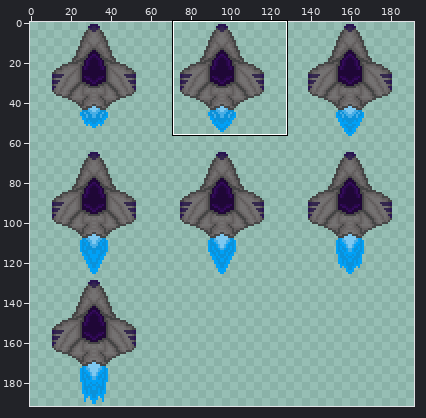
Two states of a sprite sheet, public/assets/spriteSheets/Spaceship.png. Above: a wide view before the commit, with the close-up outlined.
Close-up. As it was:
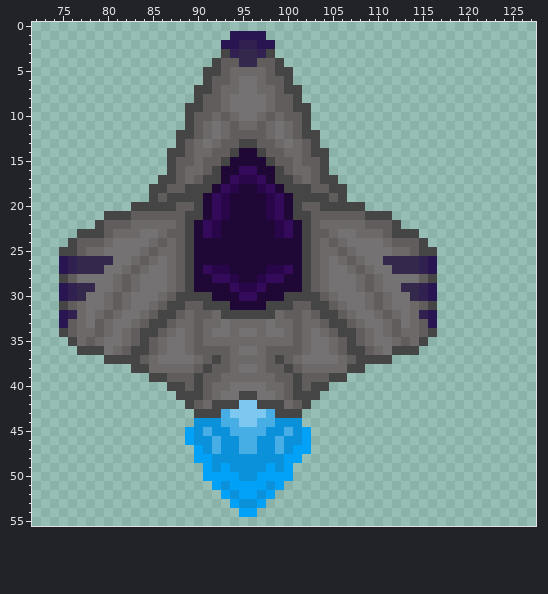
The file is 192x192 pixels. Colours within 5 levels of each other are drawn and written as one. Shown: x 72..127, y 0..55. The commit also changed other parts of the picture, which this record leaves out.
New version:
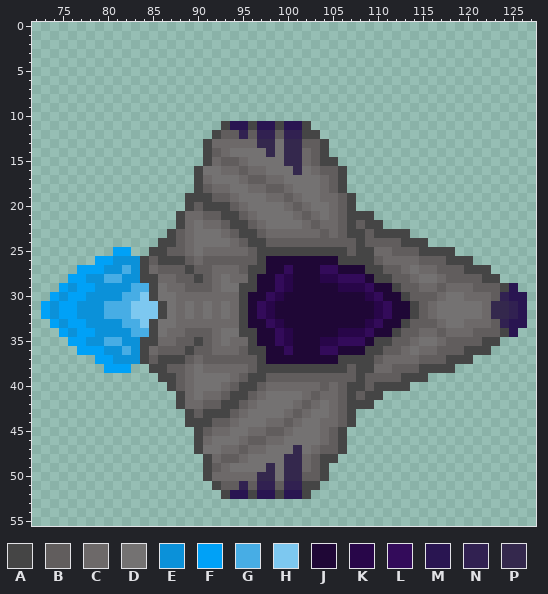
Palette (. is transparent): A #454545  B #615d5d  C #6d6969  D #747272  E #0b91d9  F #00a1f7  G #47ade5  H #7dc8f0  J #1f0736  K #280649  L #330b5a  M #291551  N #312151  P #34284d
The exact change:
Changed rows in their new state; - is an unchanged pixel.
first column x 73:
 1 ---------------------....-----------------------------
 2 --------------------......----------------------------
 3 --------------------......----------------------------
 4 -------------------........---------------------------
 5 ------------------..........--------------------------
 6 ------------------..........--------------------------
 7 -----------------............-------------------------
 8 -----------------............-------------------------
 9 ----------------..............------------------------
10 ----------------..............------------------------
11 ----------------....AMMAMMAMM-------------------------
12 ---------------....AB-N-NNBNN-------------------------
13 ---------------...A-CCCCPPDPP-BA----------------------
14 --------------....A-CDDDDPDPPCB-----------------------
15 --------------....ACBBCDDDDPPC--A---------------------
16 --------------...ADDCCBCCDDDPDCBBA--------------------
17 -------------....ACDDDCBBCCDDDDCBA--------------------
18 ------------.....-BCCDDCCBBCDDDCB---------------------
19 ------------....--ABBCDDDCCBCDDCCBA-------------------
20 ----------......ABAAABCDDDDCBCDDCB-.------------------
21 -------........ACCBBAABCDDDDCBCDC-AA-..---------------
22 ------.........ACDCCBAABCDDDDC---BABAA..--------------
23 ----..........A-CDDDCBAABCCCCCC--BAABAA--.------------
24 ---..........AA-CDDDDCBAABBBBB-B-BBABBB-AA------------
25 --......FF..AAB-CDCCCCCBAAAAA-AAAABAACCBB---AA--------
26 --....FFEEEABAAABCBBBBBBA----JJJJAAAABCCCCBBBAAA------
27 --..FFFEEGEACBB--BBCCCBAAJJ--JJLLJJJAABBCDCCBBBAAA----
28 --.FFEEGGEEAAC--BABCDCCAJJ-K-JJKKLLLJAABBCDDCBBBBAA---
29 --FEFFEEEEGGA--CBBBCDDAAJ-LK-JJJJKKKLJJABBCCBCCCBBBAM-
30 -FEFFEEEEGGHADDCCCCCCCAJ-LKJJJJJJJJJKLJJABBBCDDCCCBNMM
31 FEFFEEEGGGHHHADCDCDCDCA-LKJJJJJJJJJJJKLJJA-CDDDDDCPPNM
32 FEFFEEEGGGHHH-DCDCD-DC-JLKJJJJJJJJJJJKLJJABCDDDDDCPPNM
33 -FEFFEEEEGGH-DD--C--C-AJJLKJJJJJJJJJKLJJAB-BCDDCCCBNMM
34 --FEFFEEEEGG-D-CB-BC-DAAJJLKJJJJJKKKLJJABBCCBCCCBBBAM-
35 ---FFEEGGEE-A-CBBAB-D--AJJLKJJJKKLLLJAAB--DDCBBBBAA---
36 ----FFFEEGE-CBBBA--CC-BAAJJLJJJLLJJJAABBCDCCBBBAAA----
37 ------FFEEEABAAAB--B-BBBAJJJJJJJJAA--BCCCCBBBAAA------
38 -------FFF..AABB-DCCC-CBAAA-AAAAAAB-ACCBBBAAAA--------
39 ------------.-A-CDDDD-BAAB--B---BBBABBBBAAA-----------
40 ---------------BCDDD-BAAB--CCCCBCBAABAAAA-------------
41 ----------------CDC-BA-BC-DDDCBCCBABAA----------------
42 ---------------ACCBB--BCDDDDCBCDCBAAA-----------------
43 ----------------AB--ABCDDDDCBCDDCBA-------------------
44 ----------------AAABBCDDDCCBCDDCCBA-------------------
45 ----------------.ABCCDDCCBBCDDDCBA--------------------
46 ----------------.ACDDDCBBCCDDDDCBA--------------------
47 -----------------ADDCCBCCDDDPDCBBA--------------------
48 -----------------.ACBBCDDDDPPCBAA---------------------
49 ------------------ABCDDDDPDPPCBA----------------------
50 ------------------ACCCCCPPDPPBBA----------------------
51 -------------------ABBNBNNBNNAA-----------------------
52 --------------------AMMAMMAMMA------------------------
53 ---------------------....-----------------------------
54 ----------------------..------------------------------
Where, in picture pixels (left, top, right, bottom), the same in both close-ups:
changed: (41, 31, 527, 517)
